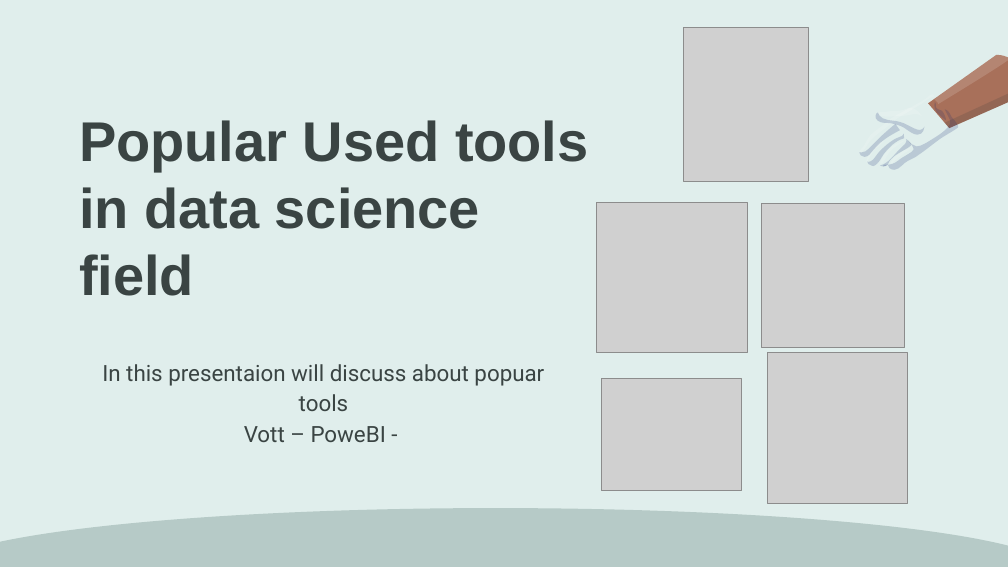
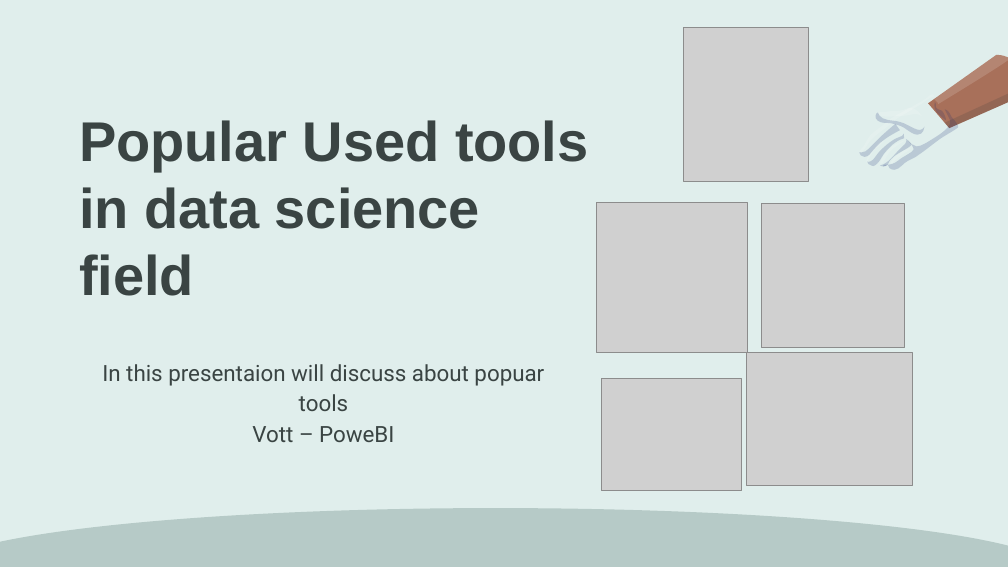
Before and after one commit to MahmoudEssam707/Data-Tools, a slide deck: slide 1 of PowerPoints.pptx. Drawn at 1008x567 pixels with LibreOffice and Linux fonts; fonts in the diff are those of the drawing; grey boxes stand for pictures. Boxes give left, top, right and bottom in pixels: in the first picture for what was removed or moved away, otherwise in the second. Text is boxed around its words. In the diff, an @@ line names an element or a change of style, - is before the commit and + after.

```diff
--- a/PowerPoints.pptx
+++ b/PowerPoints.pptx
@@ picture: place and size @@
-picture at (767,353,907,503)
+picture at (746,353,912,486)
@@ subtitle at (252,426,394,442): text changed @@
-Vott – PoweBI -
+Vott – PoweBI
```
Also in this commit, not shown: 6 slides added.
